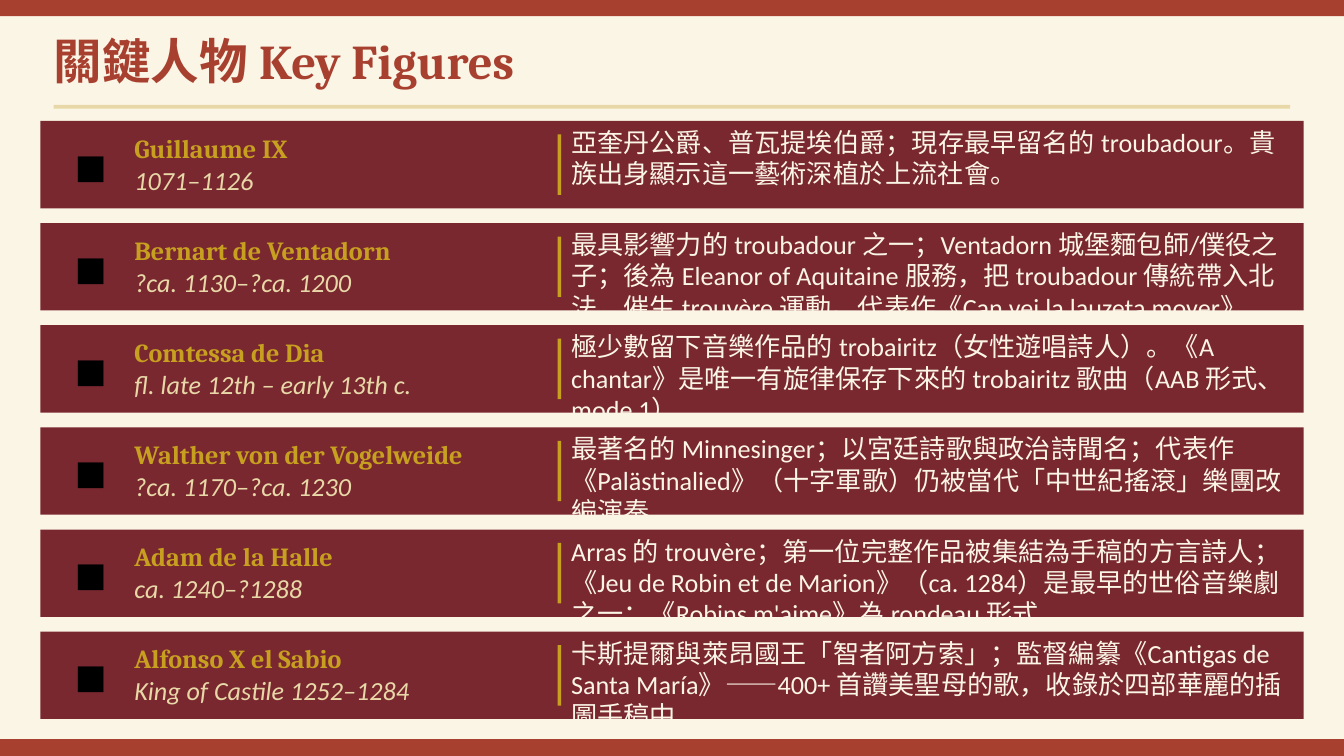
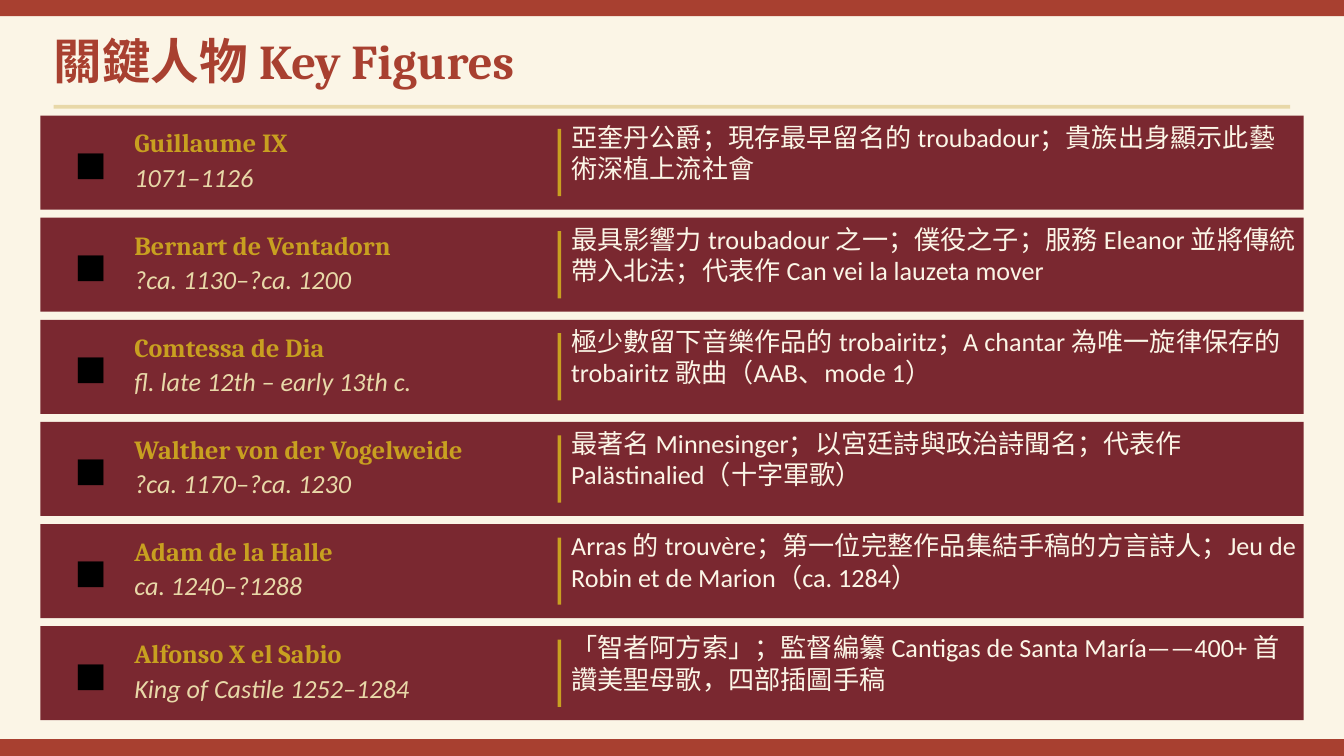
Before and after one commit to ccli-taipower/A_History_of_Western_Music, a slide deck: slide 12 of Ch04_Song_and_Dance.pptx. Drawn at 1344x756 pixels with LibreOffice and Linux fonts; fonts in the diff are those of the drawing. Boxes give left, top, right and bottom in pixels: in the first picture for what was removed or moved away, otherwise in the second. Text is boxed around its words. In the diff, an @@ line names an element or a change of style, - is before the commit and + after.

```diff
--- a/Ch04_Song_and_Dance.pptx
+++ b/Ch04_Song_and_Dance.pptx
@@ rectangle: place and size @@
-rectangle at [40,121,1304,208]
+rectangle at [40,116,1304,210]
@@ rectangle: place and size @@
-rectangle at [558,134,562,195]
+rectangle at [558,129,562,196]
@@ text at [571,125,1275,180]: text changed @@
-亞奎丹公爵、普瓦提埃伯爵；現存最早留名的 troubadour。貴族出身顯示這一藝術深植於上流社會。
+亞奎丹公爵；現存最早留名的 troubadour；貴族出身顯示此藝術深植上流社會
@@ rectangle: place and size @@
-rectangle at [40,223,1304,310]
+rectangle at [40,218,1304,312]
@@ rectangle: place and size @@
-rectangle at [558,237,562,297]
+rectangle at [558,231,562,298]
@@ text at [571,227,1296,284]: text changed @@
-最具影響力的 troubadour 之一；Ventadorn 城堡麵包師/僕役之子；後為 Eleanor of Aquitaine 服務，把 troubadour 傳統帶入北法，催生 trouvère 運動。代表作《Can vei la lauzeta mover》
+最具影響力 troubadour 之一；僕役之子；服務 Eleanor 並將傳統帶入北法；代表作 Can vei la lauzeta mover
@@ rectangle: place and size @@
-rectangle at [40,325,1304,413]
+rectangle at [40,320,1304,414]
@@ text at [571,329,1280,385]: text changed @@
-極少數留下音樂作品的 trobairitz（女性遊唱詩人）。《A chantar》是唯一有旋律保存下來的 trobairitz 歌曲（AAB 形式、mode 1）
+極少數留下音樂作品的 trobairitz；A chantar 為唯一旋律保存的 trobairitz 歌曲（AAB、mode 1）
@@ rectangle: place and size @@
-rectangle at [558,339,562,399]
+rectangle at [558,333,562,401]
@@ rectangle: place and size @@
-rectangle at [40,427,1304,515]
+rectangle at [40,422,1304,516]
@@ rectangle: place and size @@
-rectangle at [558,441,562,501]
+rectangle at [558,435,562,503]
@@ text at [571,431,1182,487]: text changed @@
-最著名的 Minnesinger；以宮廷詩歌與政治詩聞名；代表作《Palästinalied》（十字軍歌）仍被當代「中世紀搖滾」樂團改編演奏
+最著名 Minnesinger；以宮廷詩與政治詩聞名；代表作 Palästinalied（十字軍歌）
@@ rectangle: place and size @@
-rectangle at [40,530,1304,617]
+rectangle at [40,524,1304,618]
@@ rectangle: place and size @@
-rectangle at [558,543,562,603]
+rectangle at [558,538,562,605]
@@ text at [571,533,1296,590]: text changed @@
-Arras 的 trouvère；第一位完整作品被集結為手稿的方言詩人；《Jeu de Robin et de Marion》（ca. 1284）是最早的世俗音樂劇之一；《Robins m'aime》為 rondeau 形式
+Arras 的 trouvère；第一位完整作品集結手稿的方言詩人；Jeu de Robin et de Marion（ca. 1284）
@@ rectangle: place and size @@
-rectangle at [40,632,1304,719]
+rectangle at [40,626,1304,720]
@@ 6 texts: place and size @@
-6 texts at [134,140,462,668]
+6 texts at [134,134,462,663]
@@ rectangle: place and size @@
-rectangle at [558,645,562,706]
+rectangle at [558,640,562,707]
@@ text at [571,634,1280,692]: text changed @@
-卡斯提爾與萊昂國王「智者阿方索」；監督編纂《Cantigas de Santa María》——400+ 首讚美聖母的歌，收錄於四部華麗的插圖手稿中
+「智者阿方索」；監督編纂 Cantigas de Santa María——400+ 首讚美聖母歌，四部插圖手稿
```
Also in this commit, not shown: 5 other slides changed, 27 other files.
